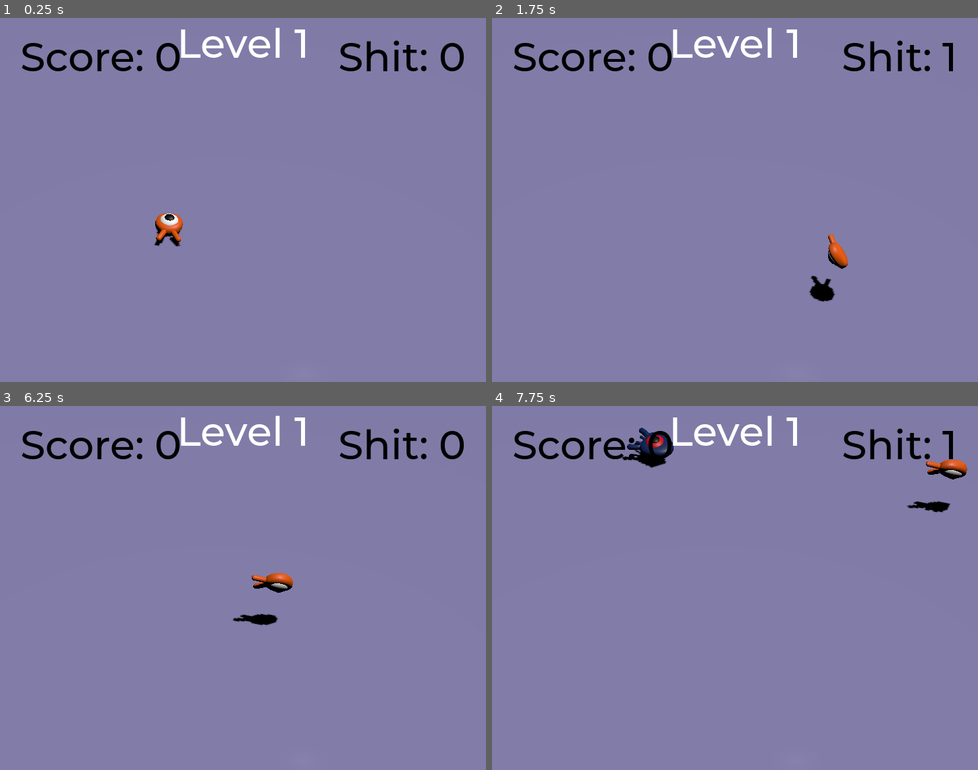
Above: before the commit, frames 1-4 (two rows, left to right).
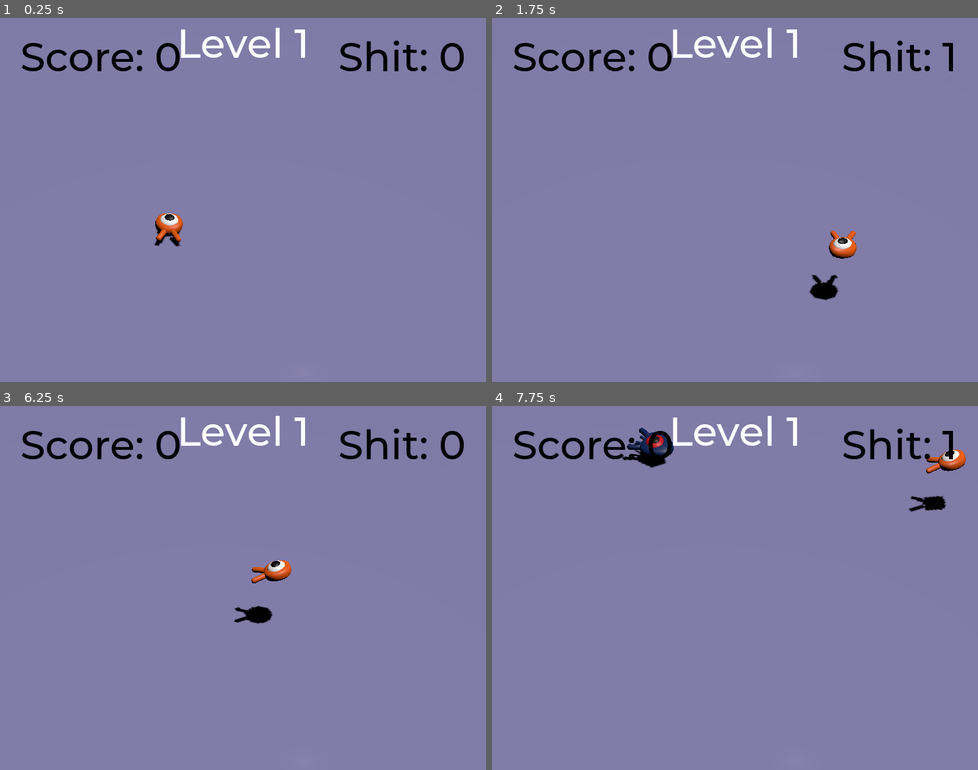
Above: after the commit, the same moments.

Repository: nilodude/squash_the_creeps_start_1.1.0
Game: Godot game, scene res://main.tscn
Two runs of this game, one before a commit and one after it. Both use one fixed random seed, a clock stepped at 60 frames per second and the inputs below.
Inputs:
- Up to frame 1 (0.25 s): no input
- Up to frame 2 (1.75 s): tap Enter (ui_accept) at 0.5 s; hold D (move_right) 0.53-1.28 s; tap Space (jump) at 0.77, 1.52 s; hold S (move_back) from 1.28 s (still down)
- Up to frame 3 (6.25 s): release S (move_back) at 2.03 s; hold D (move_right) 2.03-2.78 s; hold W (move_forward) 2.78-3.53 s; tap Space (jump) at 3.02, 3.77, 4.52, 6.02 s; hold A (move_left) 3.53-5.03 s; hold S (move_back) 5.03-5.78 s; tap Enter (ui_accept) at 5.75 s; hold D (move_right) from 5.78 s (still down)
- Up to frame 4 (7.75 s): release D (move_right) at 6.53 s; hold W (move_forward) 6.53-7.28 s; tap Space (jump) at 6.77, 7.52 s; hold D (move_right) from 7.28 s (still down)

The runs differ from the first frame. In frame 2, 0.6% of the frame differs, in the area x 65-75%, y 58-78%; in frame 3, 0.8%, in the area x 47-61%, y 42-61%; in frame 4, 0.6%.

Commit message:
commented out pivot rotateZ

Diff:
--- a/player.gd
+++ b/player.gd
@@ -40,10 +40,10 @@
 		target_velocity.y = target_velocity.y - (fall_acceleration * delta)
 		$AnimationPlayer.speed_scale = 1.5
 		$Pivot.rotation.x = PI / 10 * target_velocity.y / jump_impulse
-		$Pivot.rotation.z = PI+PI * target_velocity.y / 30
+#		$Pivot.rotation.z = PI + PI * target_velocity.y / 25
 	else:	# JUMPING.
 		$Pivot.rotation.x = $Pivot.rotation.x - $Pivot.rotation.x/2
-		$Pivot.rotation.z = $Pivot.rotation.z - $Pivot.rotation.z/2
+#		$Pivot.rotation.z = $Pivot.rotation.z - $Pivot.rotation.z/2
 
 	if Input.is_action_just_pressed("jump"):
 			target_velocity.y = jump_impulse
--- a/player.tscn
+++ b/player.tscn
@@ -49,6 +49,7 @@
 
 [node name="CollisionShape3D" type="CollisionShape3D" parent="."]
 transform = Transform3D(1, 0, 0, 0, 1, 0, 0, 0, 1, 0, 0.05, 0)
+visible = false
 shape = SubResource("BoxShape3D_tvbr2")
 
 [node name="AnimationPlayer" type="AnimationPlayer" parent="."]
